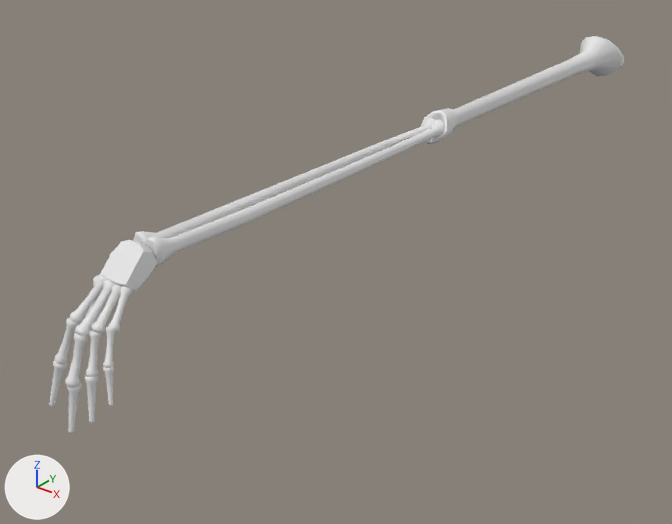
Renders of the FBX model MajikShowdown/Assets/FBX/Map/Bones/GiantArmNormal.fbx from each side of a commit.
The view is the same before and after, from a 50 mm lens placed at (-277.9, -72.8, 27.0), pointed at (-328.9, -9.1, -12.5). The lights are fixed; the arrows at lower left show +X, +Y and +Z. The older version comes first. Where no turn or scale is listed for an object, it has been applied to the vertices.

The first picture shows 'GiantArmNormal'.
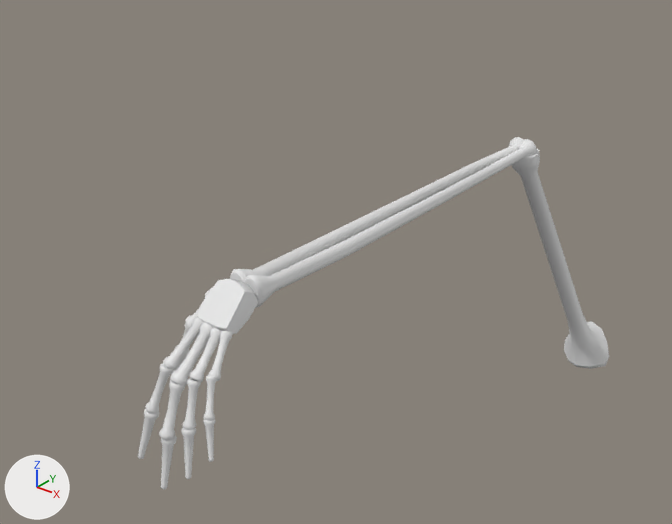
Patch to the scene script:
```diff
--- a/MajikShowdown/Assets/FBX/Map/Bones/GiantArmNormal.fbx.py
+++ b/MajikShowdown/Assets/FBX/Map/Bones/GiantArmNormal.fbx.py
@@ me_giantarmnormal_006 @@
 # used by ob_giantarmnormal; location = (-323.61, 0.0, 0.0)
-me_giantarmnormal_006.from_pydata(...)  # 1642 vertices, 1760 faces; spans x -4.7..2.8, y -43.7..37.1, z -10.9..2.7
+me_giantarmnormal_006.from_pydata(...)  # 1642 vertices, 1760 faces; spans x -4.7..2.8, y -43.7..21.6, z -32.3..1.1
+# me_giantarmnormal_006 part 1: the loose piece of 158 vertices spanning x -2.8..2.8, y -2.0..37.1, z -2.5..2.7 is turned -55.1 degrees about the x axis through its middle, then moved by (0.0, -7.7, -15.6)
 me_giantarmnormal_006.materials.append(mat_colorgrid)
@@ ob_giantarmnormal @@
 ob_giantarmnormal = bpy.data.objects.new('GiantArmNormal', me_giantarmnormal_006)
-ob_giantarmnormal.location = (-323.61, 0.0, 0.0)
+ob_giantarmnormal.location = (-314.34, 0.0, 0.0)
```

Where the change shows, as pixel boxes (x1, y1, x2, y2) in the pictures (672 x 524 px; the box of a moved part takes in the faces that stretch with it):
'GiantArmNormal', reshaped, moved (18% narrower, 11% shorter)
    before: (49, 36, 624, 433)
    after: (138, 137, 609, 489)
part 1 of me_giantarmnormal_006, moved or reshaped
    before: (421, 36, 624, 144)
    after: (511, 149, 609, 369)
